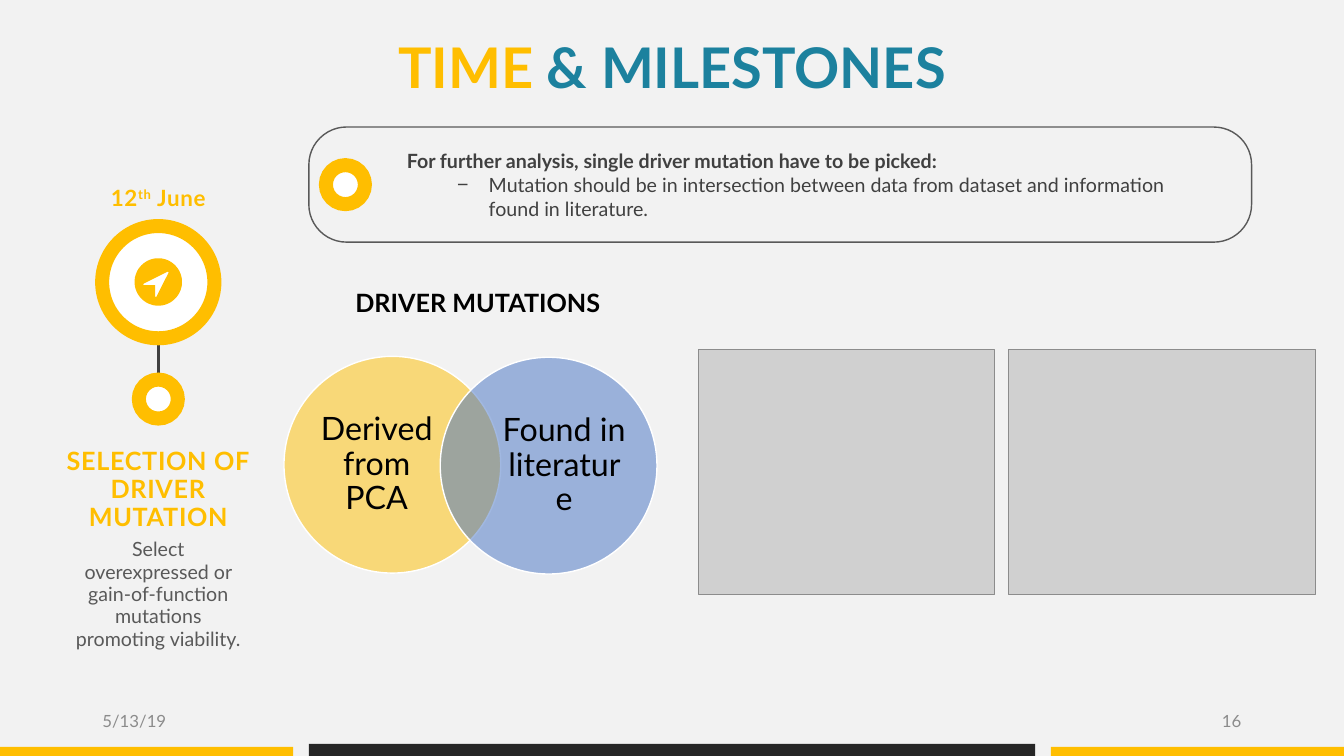
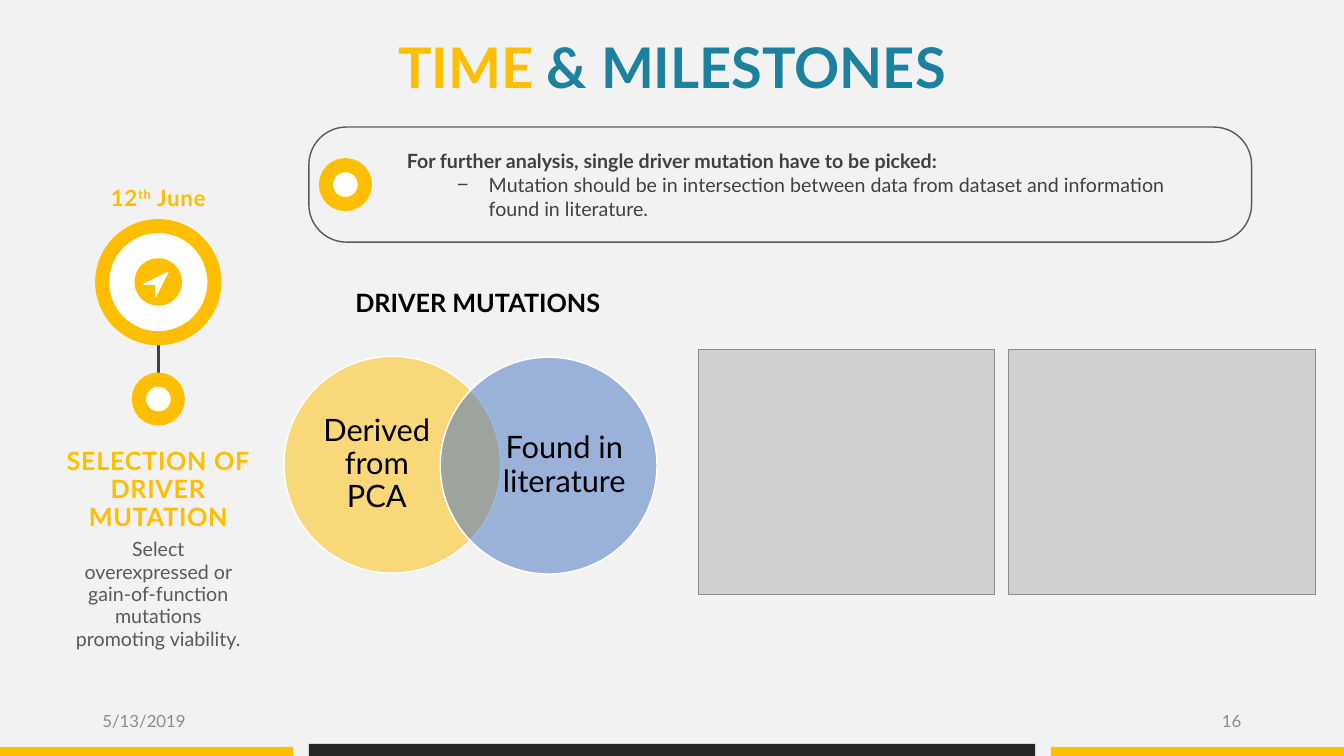
Before and after one commit to datascience-mobi/group-04-project-1-4, a slide deck: slide 16 of 190512_Gruppe04_BreastCancer.pptx. Drawn at 1344x756 pixels with LibreOffice and Linux fonts; fonts in the diff are those of the drawing; grey boxes stand for pictures. Boxes give left, top, right and bottom in pixels: in the first picture for what was removed or moved away, otherwise in the second. Text is boxed around its words. In the diff, an @@ line names an element or a change of style, - is before the commit and + after.

Commit message:
corrected some spelling mistakes

```diff
--- a/190512_Gruppe04_BreastCancer.pptx
+++ b/190512_Gruppe04_BreastCancer.pptx
@@ text "Derived from PCA" at (323,418,430,508): size 23 to 22 pt @@
@@ text "Found in literature" at (503,435,626,493): size 23 to 22 pt @@
@@ text at (102,715,185,728): text changed @@
-5/13/19
+5/13/2019
```
Also in this commit, not shown: 18 other slides changed.
